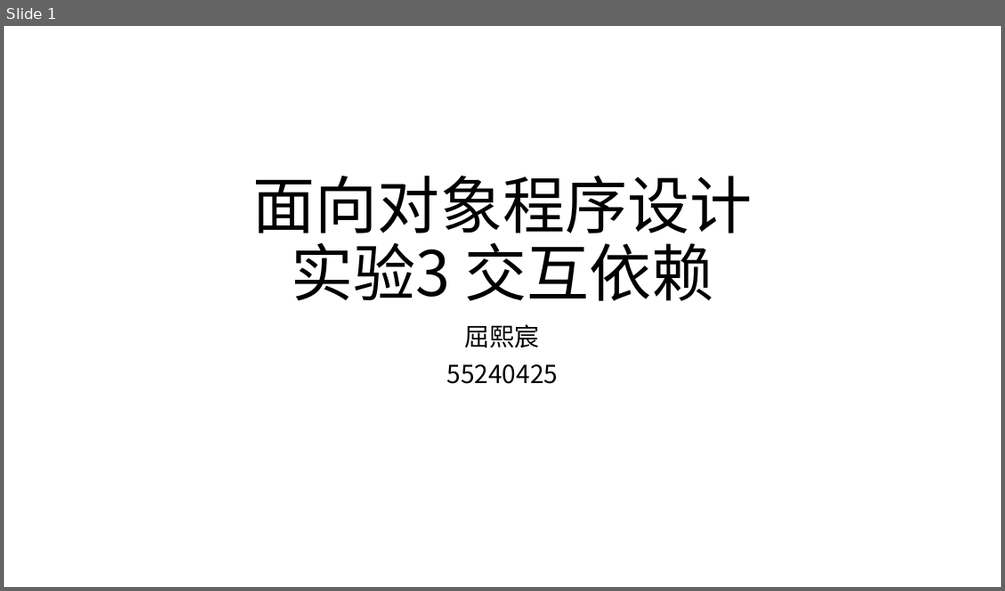
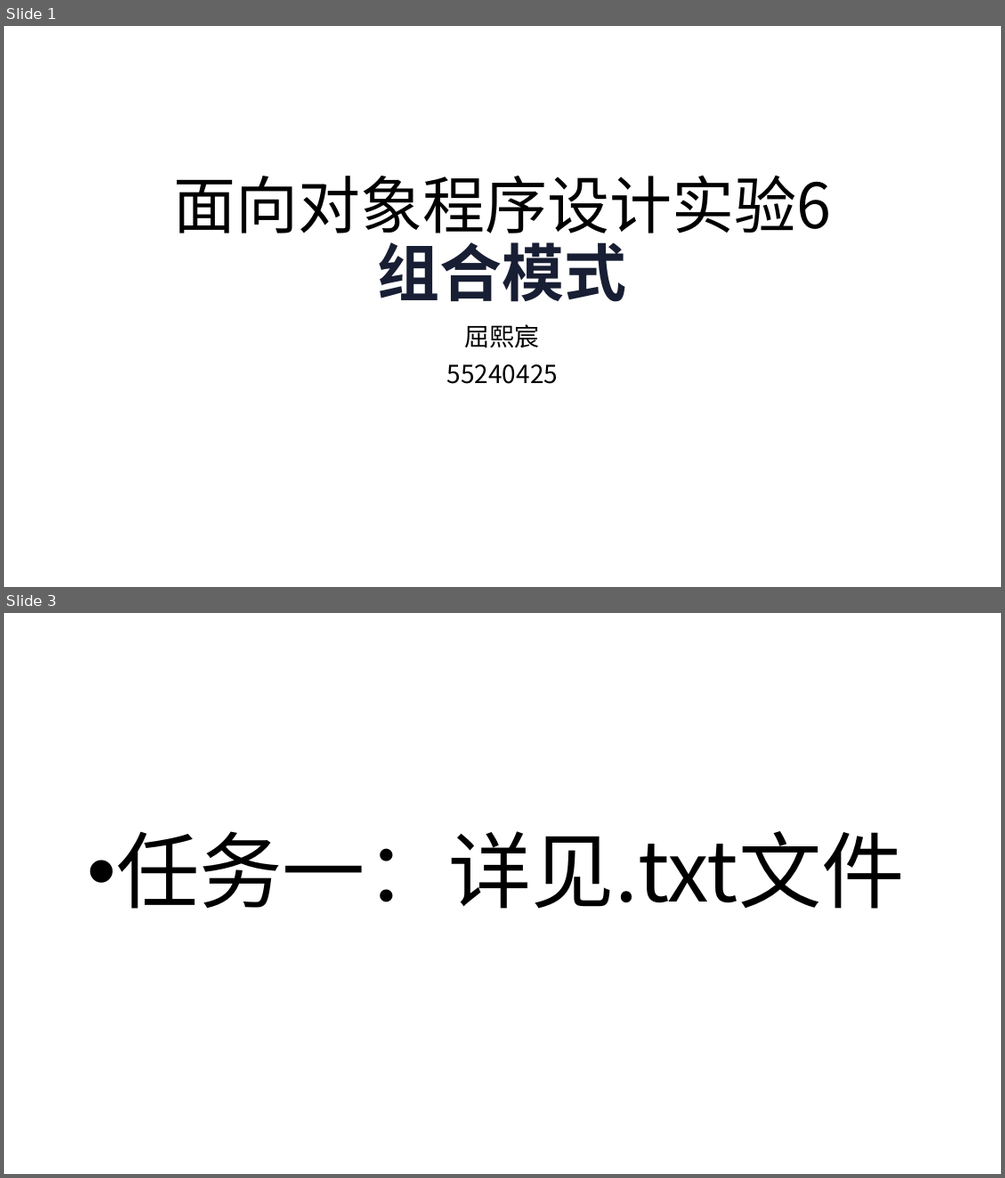
Before and after one commit to AshIgnis/JLU_OOP_Assignments, a slide deck: test03/lib/面向对象程序设计.pptx. Shown one above the other, each under a label of ours: slide 1 before the commit, slides 1 and 3 after it; the slides between them are not shown. The pictures are 1005x591 and 1005x1178 pixels, drawn with LibreOffice and Linux fonts; fonts in the diff are those of the drawing. Boxes give left, top, right and bottom in pixels: in the first picture for what was removed or moved away, otherwise in the second. Text is boxed around its words. In the diff, an @@ line names an element or a change of style, - is before the commit and + after.

```diff
--- a/test03/lib/面向对象程序设计.pptx
+++ b/test03/lib/面向对象程序设计.pptx
@@ slide 3 added at box(4, 613, 1001, 1174), background #FFFFFF @@
@@ text added at box(116, 831, 905, 908), 80 pt, text #000000 @@
+• 任务一：详见.txt文件
@@ slide 1 changed as well @@
@@ title at box(174, 176, 832, 302): text changed @@
-面向对象程序设计
-实验3 交互依赖
+面向对象程序设计实验6
+组合模式
```
Also in this commit, not shown: 3 other slides changed, 8 other slides added, 10 slides removed, 47 other files.
